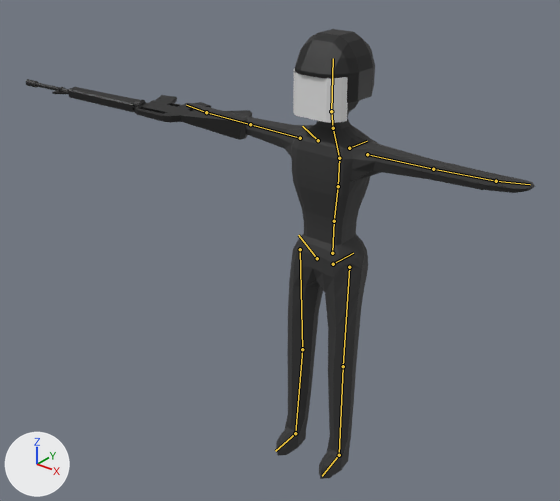
The Blender file Utils/3d Models/Gun.blend, before and after one commit.
Before and after are seen from a 50 mm lens placed at (4.62, -6.67, 6.81), pointed at (-0.72, 0.0, 2.67). The axes (+X, +Y, +Z) are drawn at lower left. The lights are the same throughout. The bones that bend it are drawn over the model as lines.

Names of what the first picture shows: 'BODY', 'Glass', 'Helmet', 'Rifle'.
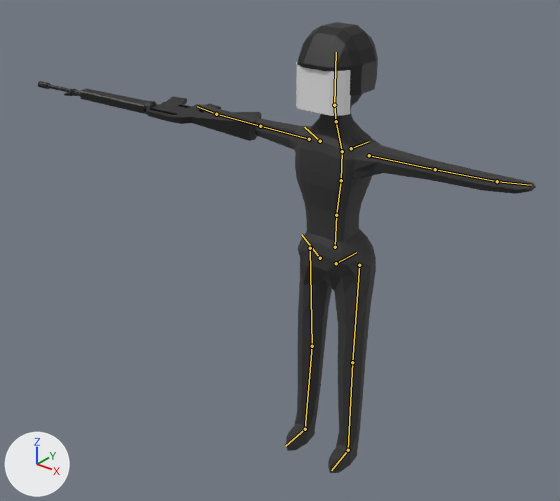
The newer file adds an action. The first version stands in its rest pose; the second is drawn at frame 1 of the action 'Idle'.

Pixel boxes (x1, y1, x2, y2) of what changed, in the pictures (560 x 501 px):
'BODY', posed: before (185, 101, 535, 479); after (194, 94, 536, 473)
'Helmet', posed: before (295, 29, 375, 103); after (298, 22, 378, 96)
'Rifle', posed: before (26, 79, 252, 140); after (38, 81, 262, 141)
'Glass', posed: before (293, 69, 348, 123); after (296, 62, 351, 116)
bone 'Base', root to tip: before (332, 253) to (334, 221); after (335, 247) to (336, 215)
bone 'Left Shoulder', root to tip: before (349, 148) to (367, 141); after (351, 148) to (369, 141)
bone 'Right Shoulder', root to tip: before (318, 140) to (302, 126); after (320, 141) to (304, 127)
bone 'Right Arm', root to tip: before (300, 138) to (250, 124); after (309, 139) to (260, 126)
bone 'Left Pevis', root to tip: before (333, 264) to (353, 253); after (336, 263) to (356, 252)
bone 'Left Thigh', root to tip: before (349, 267) to (343, 366); after (359, 265) to (352, 362)
bone 'Right Pelvis', root to tip: before (317, 258) to (298, 235); after (320, 258) to (301, 234)
bone 'Right Thigh', root to tip: before (300, 249) to (302, 349); after (310, 248) to (312, 346)

The edits, one by one:
Bone 'Base' (bone_base) moves from (0.0, 0.0, 0.0) to (0.0, 0.09, -0.07).
Bone 'Left Shoulder' (bone_left_shoulder) moves from (0.0, 0.0, 0.0) to (0.1, -0.06, 0.02).
Bone 'Right Shoulder' (bone_right_shoulder) moves from (0.0, 0.0, 0.0) to (-0.1, -0.06, 0.02).
Bone 'Right Arm' (bone_right_arm) moves from (0.0, 0.0, 0.0) to (-0.06, 0.0, -0.21).
Bone 'Left Pevis' (bone_left_pevis) moves from (0.0, 0.0, 0.0) to (0.09, -0.07, -0.02).
Bone 'Left Thigh' (bone_left_thigh) moves from (0.0, 0.0, 0.0) to (0.0, 0.06, -0.21).
Bone 'Right Pelvis' (bone_right_pelvis) moves from (0.0, 0.0, 0.0) to (-0.09, -0.07, -0.02).
Bone 'Right Thigh' (bone_right_thigh) moves from (0.0, 0.0, 0.0) to (0.0, 0.06, -0.21).
